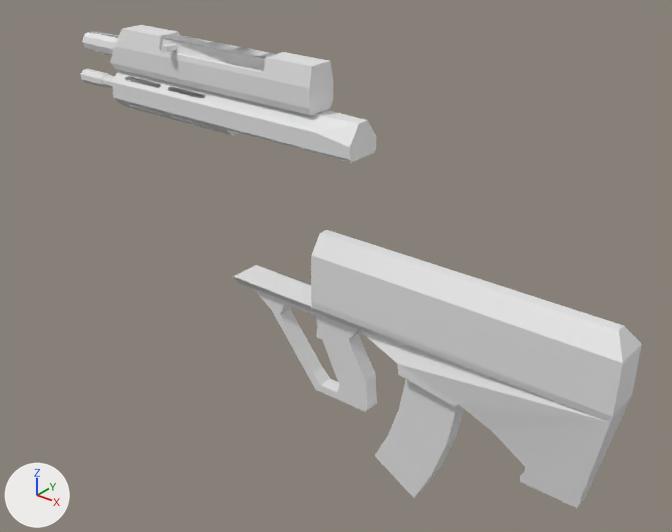
The Blender file client/assets/AUG2.blend as it was, and as the next commit left it.
The view is the same before and after, from a camera (50 mm lens) standing at (12.38, -15.51, 11.23) and looking at (-0.42, 0.5, 1.31). Every picture has the same lights, and +X, +Y and +Z are marked at lower left.

Names of what the first picture shows: 'cannon', 'magazine', 'receiver', 'schaft'.
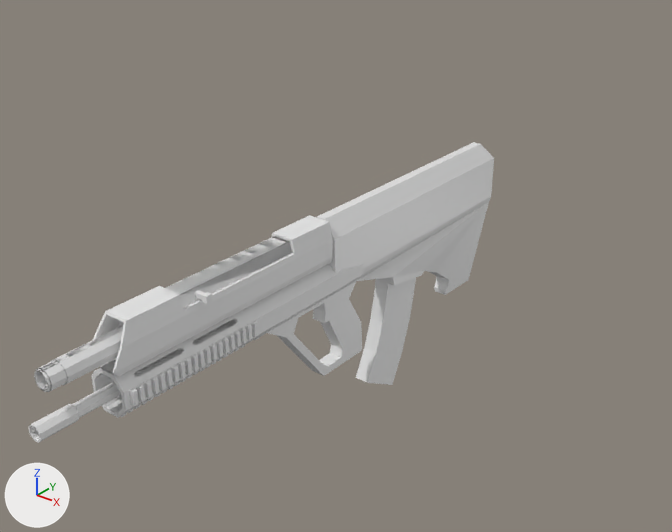
Boxes (x1, y1, x2, y2) around the edits, measured in the pictures (672 x 532 px):
'receiver', moved, turned
    before: (233, 230, 642, 508)
    after: (254, 142, 494, 376)
'cannon', moved, turned
    before: (83, 25, 333, 115)
    after: (34, 215, 333, 392)
'schaft', moved, turned
    before: (81, 69, 376, 163)
    after: (28, 264, 363, 443)
'magazine', moved, turned
    before: (375, 379, 464, 498)
    after: (356, 278, 416, 385)
'rail', shown
    after: (93, 321, 259, 417)

Edits to the bpy script that builds the scene:
```text
Change ob_receiver:
    ob_receiver.location: (0.0, 0.0, 0.0) -> (-0.97, 0.97, 0.0)
    ob_receiver.rotation_euler: (0.0, 0.0, 0.0) -> (0.0, 0.0, 1.571)  # degrees (0, 0, 0) -> degrees (0, 0, 90)
Change ob_magazine:
    ob_magazine.location: (2.54, 0.0, -1.12) -> (-0.97, 3.51, -1.12)
    ob_magazine.rotation_euler: (0.0, 0.19, 0.0) -> (0.0, 0.19, 1.571)  # degrees (0, 11, 0) -> degrees (0, 11, 90)
Change ob_schaft:
    ob_schaft.location: (-0.97, 0.0, 4.77) -> (-0.97, 0.0, 0.81)
    ob_schaft.rotation_euler: (1.571, 1.178, 1.571) -> (1.571, 1.178, 3.142)  # degrees (90, 67, 90) -> degrees (90, 67, 180)
Change ob_rail:
    remove ob_rail.hide_set(True)
Change ob_cannon:
    ob_cannon.location: (-5.45, 0.0, 4.19) -> (-0.97, -4.48, 0.23)
    ob_cannon.rotation_euler: (6.283, 0.0, 0.0) -> (6.283, 0.0, 1.571)  # degrees (360, 0, 0) -> degrees (360, 0, 90)
```
